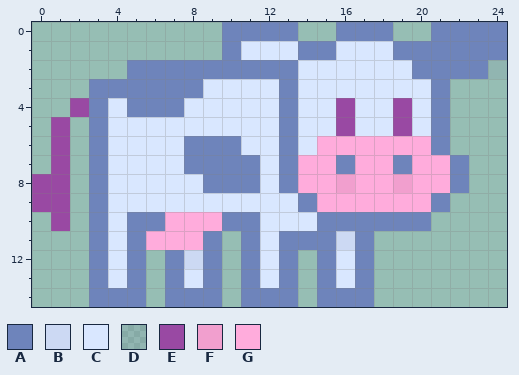
Pixel-art sprite -- img/cow.png. Above: the version before the commit.
The file is 100x60 pixels, drawn in blocks of 4x4; one block is one cell here.
Palette (. is transparent): A #6e84bb  B #ccd9f3  C #d9e7ff  D #6d759a20  E #9949a3  F #f19fce  G #ffacdc
New version:
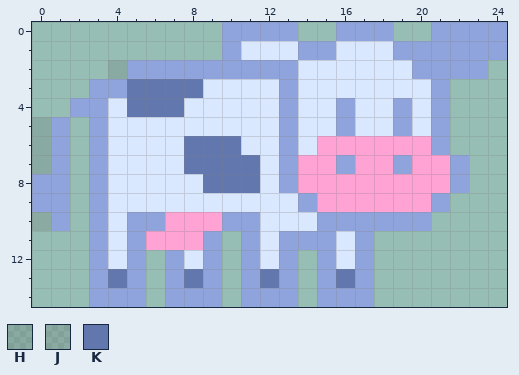
Colours new in this view: H #53535330  J #61616136  K #6177ad
Commit message: terrible bob and cow images
Difference:
@@ palette @@
-A #6e84bb
+A #8fa3dd
-G #ffacdc
+G #ffa2d4
@@ x 0..24 @@
  1 ..........ACCCAACCCAAAAAA
- 2 .....AAAAAAAAACCCCCCAAAAD
- 3 ...AAAAAACCCCACCCCCCCA...
- 4 ..EACAAACCCCCACCECCECA...
- 5 .E.ACCCCCCCCCACCECCECA...
- 6 .E.ACCCCAAACCACGGGGGGA...
- 7 .E.ACCCCAAAACAGGAGGAGGA..
- 8 EE.ACCCCCAAACAGGFGGFGGA..
- 9 EE.ACCCCCCCCCCAGGGGGGA...
-10 .E.ACAAGGGAACCCAAAAAA....
-11 ...ACAGGGA.ACAAABA.......
-12 ...ACA.ABA.ACA.ACA.......
-13 ...ACA.ACA.ACA.ACA.......
+ 2 ....HAAAAAAAAACCCCCCAAAA.
+ 3 ...AAKKKKCCCCACCCCCCCA...
+ 4 ..AACKKKCCCCCACCACCACA...
+ 5 HA.ACCCCCCCCCACCACCACA...
+ 6 HA.ACCCCKKKCCACGGGGGGA...
+ 7 HA.ACCCCKKKKCAGGAGGAGGA..
+ 8 AA.ACCCCCKKKCAGGGGGGGGA..
+ 9 AA.ACCCCCCCCCCAGGGGGGA...
+10 JA.ACAAGGGAACCCAAAAAA....
+11 ...ACAGGGA.ACAAACA.......
+12 ...ACA.ACA.ACA.ACA.......
+13 ...AKA.AKA.AKA.AKA.......
 14 ...AAA.AAA.AAA.AAA.......
